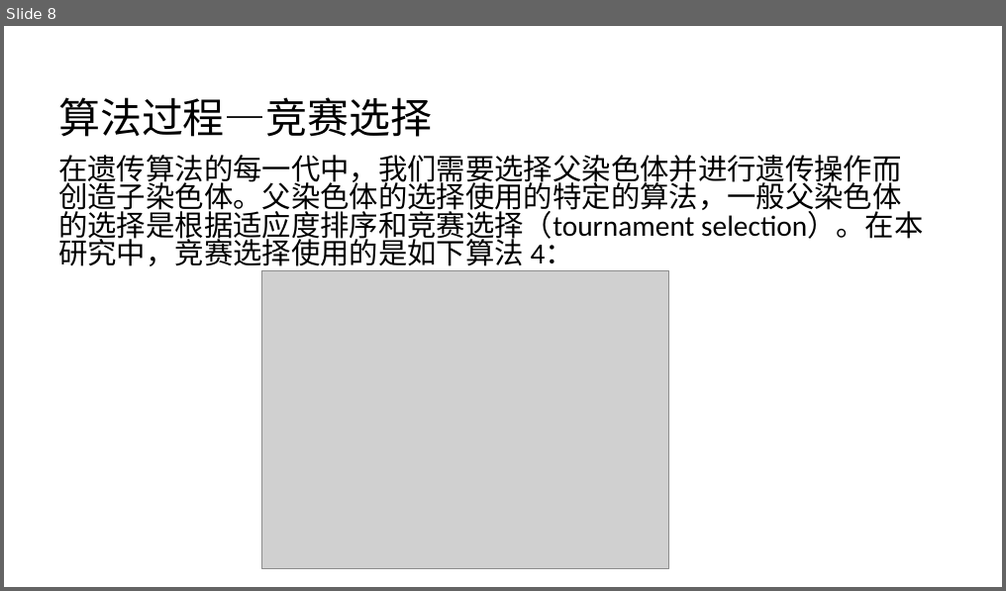
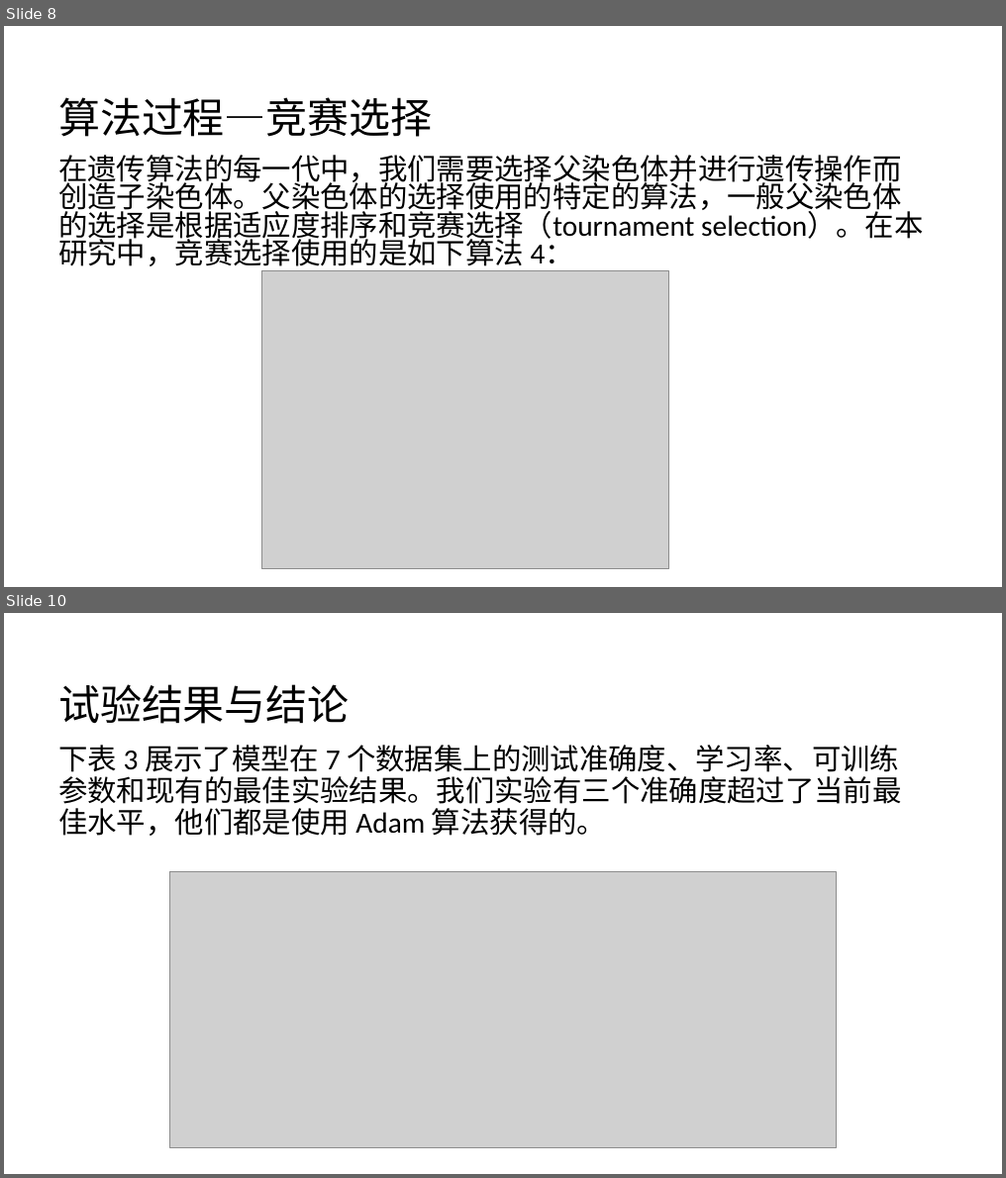
Before and after one commit to likaihz/EAS, a slide deck: linzepei/slides.pptx. Shown one above the other, each under a label of ours: slide 8 before the commit, slides 8 and 10 after it; the slides between them are not shown. The pictures are 1006x591 and 1006x1178 pixels, drawn with LibreOffice and Linux fonts; fonts in the diff are those of the drawing; grey boxes stand for pictures. Boxes give left, top, right and bottom in pixels: in the first picture for what was removed or moved away, otherwise in the second. Text is boxed around its words. In the diff, an @@ line names an element or a change of style, - is before the commit and + after.

Commit message:
final

```diff
--- a/linzepei/slides.pptx
+++ b/linzepei/slides.pptx
@@ slide 10 added at (4, 613, 1002, 1174), background #FFFFFF @@
@@ text added at (58, 684, 350, 724), 40 pt, text #000000 @@
+试验结果与结论
@@ text added at (58, 745, 901, 836), 28 pt, text #000000 @@
+下表 3 展示了模型在 7 个数据集上的测试准确度、学习率、可训练参数和现有的最佳实验结果。我们实验有三个准确度超过了当前最佳水平，他们都是使用 Adam 算法获得的。
@@ picture added at (169, 872, 837, 1149) @@
```
Also in this commit, not shown: 2 other slides added.
